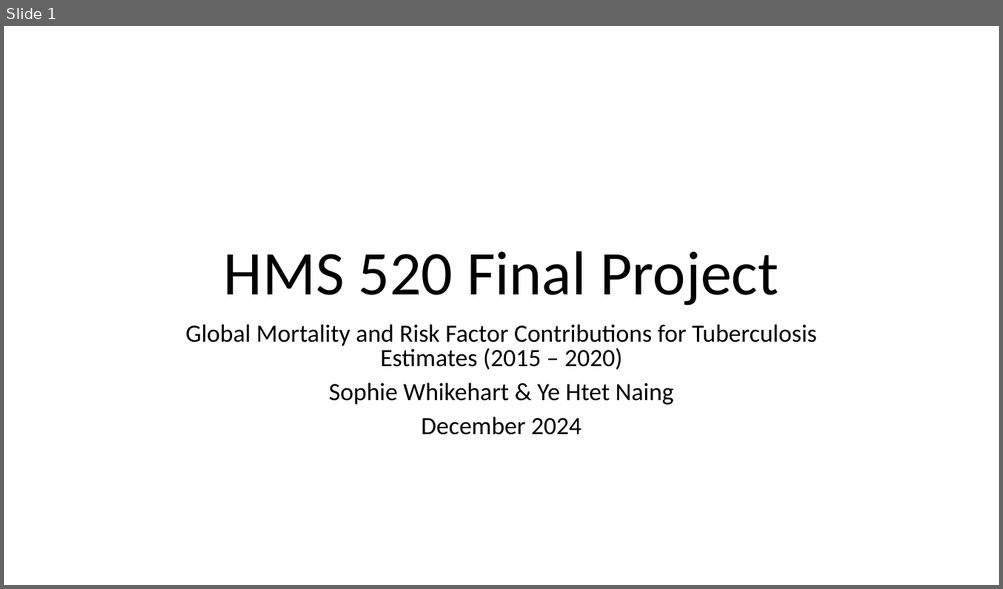
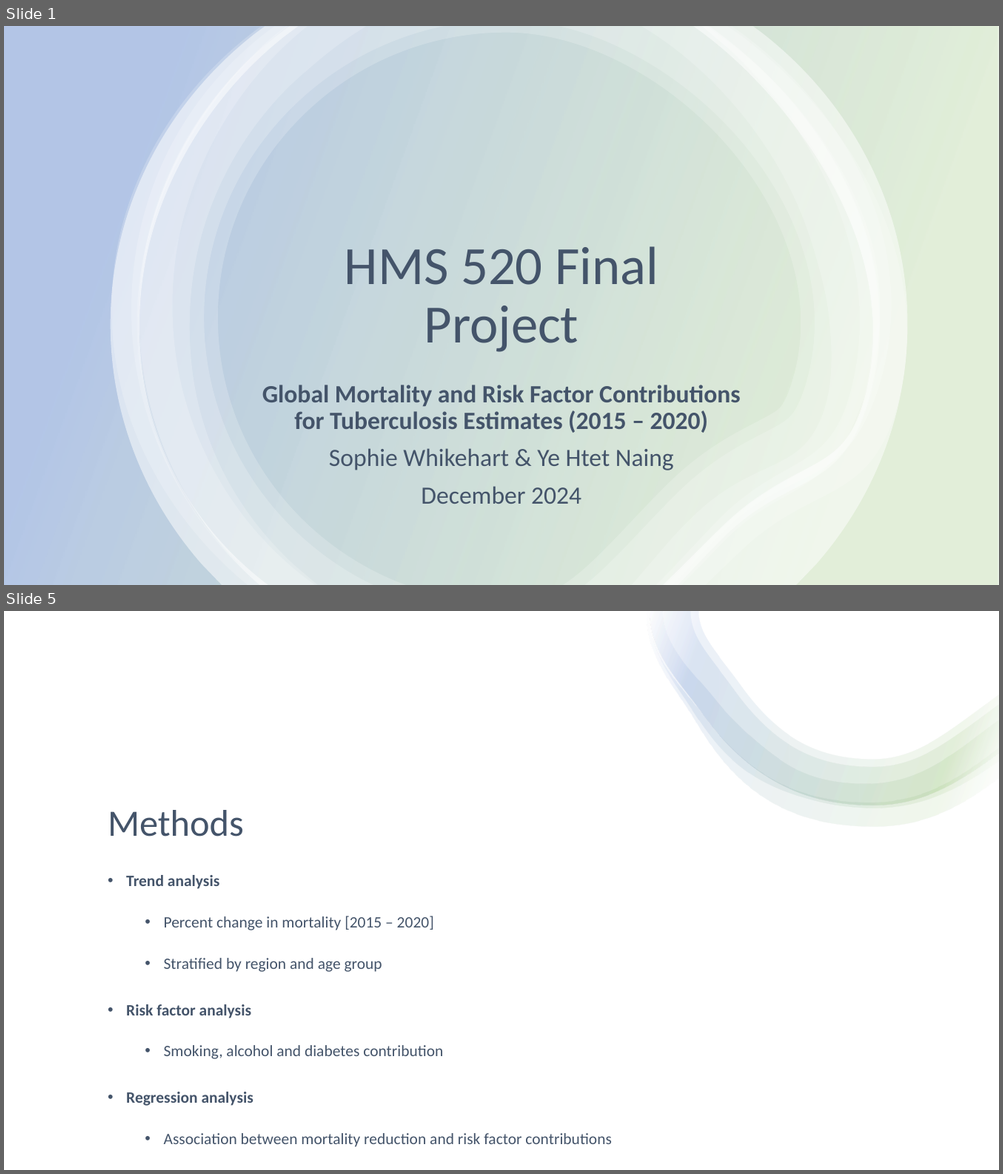
Before and after one commit to smwhikeh/HMS_520_Final_Project_TB, a slide deck: HMS_520_Final_Presentation_Whikehart_Naing.pptx. Shown one above the other, each under a label of ours: slide 1 before the commit, slides 1 and 5 after it; the slides between them are not shown. The pictures are 1003x589 and 1003x1174 pixels, drawn with LibreOffice and Linux fonts; fonts in the diff are those of the drawing. Boxes give left, top, right and bottom in pixels: in the first picture for what was removed or moved away, otherwise in the second. Text is boxed around its words. In the diff, an @@ line names an element or a change of style, - is before the commit and + after.

```diff
--- a/HMS_520_Final_Presentation_Whikehart_Naing.pptx
+++ b/HMS_520_Final_Presentation_Whikehart_Naing.pptx
@@ slide 5 added at (4,611,999,1170), background #FFFFFF @@
@@ rectangle added at (4,611,999,1170), fill #FFFFFF @@
@@ group added at (646,611,999,826): 4 freeform shapes @@
@@ title added at (108,810,244,837), 36 pt, text #44546A @@
+Methods
@@ text added at (126,875,611,1147), 15.3 pt, text #44546A @@
+• Trend analysis
+  • Percent change in mortality [2015 – 2020]
+  • Stratified by region and age group
+• Risk factor analysis
+  • Smoking, alcohol and diabetes contribution
+• Regression analysis
+  • Association between mortality reduction and risk factor contributions
@@ slide 1 changed as well @@
@@ rectangle added at (4,26,999,585), fill gradient #70AD47 to #4472C4 @@
@@ group added at (111,26,908,585): 6 freeform shapes @@
@@ title "HMS 520 Final Project": place and size @@
-title "HMS 520 Final Project" at (224,251,778,306)
+title "HMS 520 Final Project" at (344,247,658,352)
@@ title "HMS 520 Final Project" at (344,247,658,352): size 60 to 52 pt, text colour #000000 to #44546A @@
@@ subtitle "Global Mortality and Risk Factor ...": place and size @@
-subtitle "Global Mortality and Risk Factor ..." at (185,324,817,435)
+subtitle "Global Mortality and Risk Factor ..." at (262,385,740,504)
@@ subtitle "Global Mortality and Risk Factor ..." at (262,385,740,504): text colour #000000 to #44546A; bold on in "Global Mortality and Risk Factor Contributions for ..."; line spacing 0.8 to 0.9 @@
```
Also in this commit, not shown: 12 other slides added, 7 slides removed, 4 other files.
